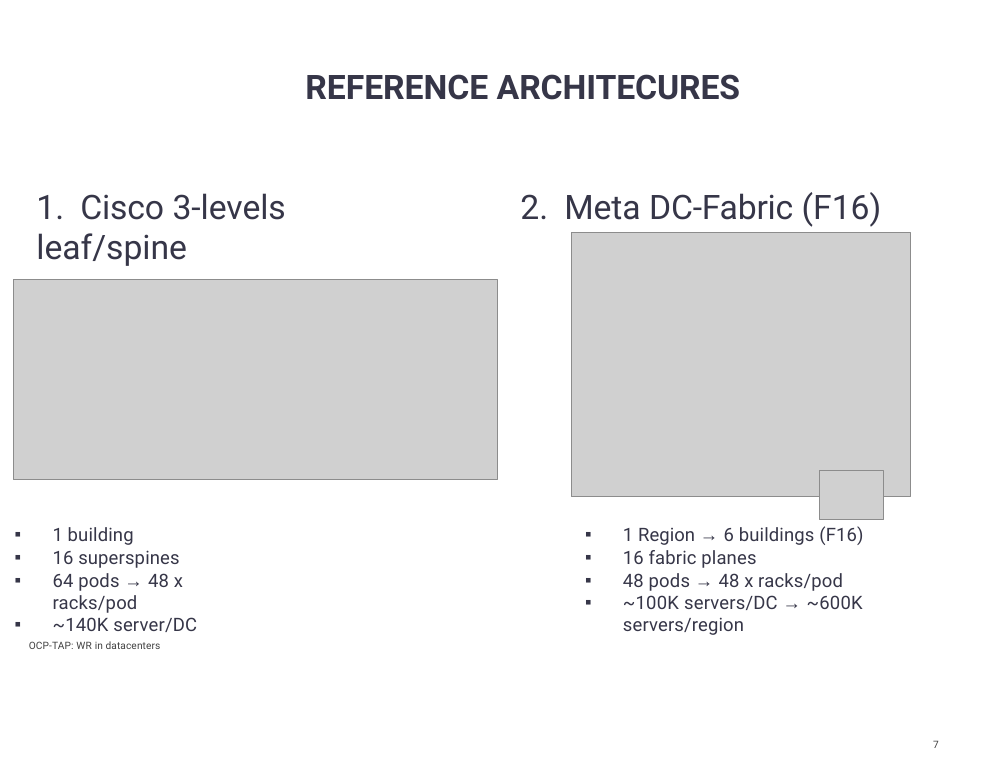
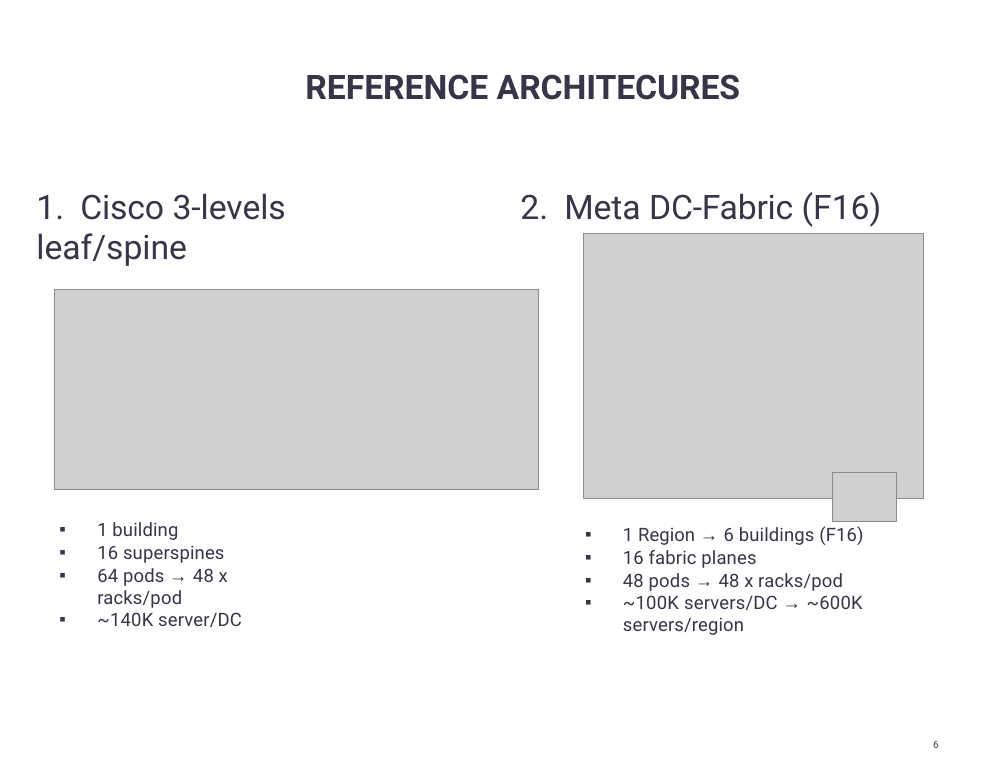
Before and after one commit to SiwaNetwork/QUANTUM, a slide deck: slide 6 of Time-Card/ДОКУМЕНТЫ/МАТЕРИАЛ СТАТЬИ/Применение в датацентрах и приложениях.pptx (slide 7 before the commit). Drawn at 1008x779 pixels with LibreOffice and Linux fonts; fonts in the diff are those of the drawing; grey boxes stand for pictures. Boxes give left, top, right and bottom in pixels: in the first picture for what was removed or moved away, otherwise in the second. Text is boxed around its words. In the diff, an @@ line names an element or a change of style, - is before the commit and + after.

```diff
--- a/Time-Card/ДОКУМЕНТЫ/МАТЕРИАЛ СТАТЬИ/Применение в датацентрах и приложениях.pptx
+++ b/Time-Card/ДОКУМЕНТЫ/МАТЕРИАЛ СТАТЬИ/Применение в датацентрах и приложениях.pptx
@@ picture: place and size @@
-picture at [571, 232, 910, 497]
+picture at [584, 234, 923, 499]
@@ picture: place and size @@
-picture at [13, 279, 497, 480]
+picture at [54, 290, 538, 490]
@@ picture: place and size @@
-picture at [819, 470, 883, 520]
+picture at [832, 472, 896, 521]
@@ text "1 building": place and size @@
-text "1 building" at [53, 527, 197, 632]
+text "1 building" at [97, 522, 242, 627]
@@ text removed at [29, 641, 161, 649] @@
-OCP-TAP: WR in datacenters
@@ page number at [933, 741, 939, 748]: text changed @@
-7
+6
```
Also in this commit, not shown: 22 other slides changed, 1 slide removed, 4 other files.
